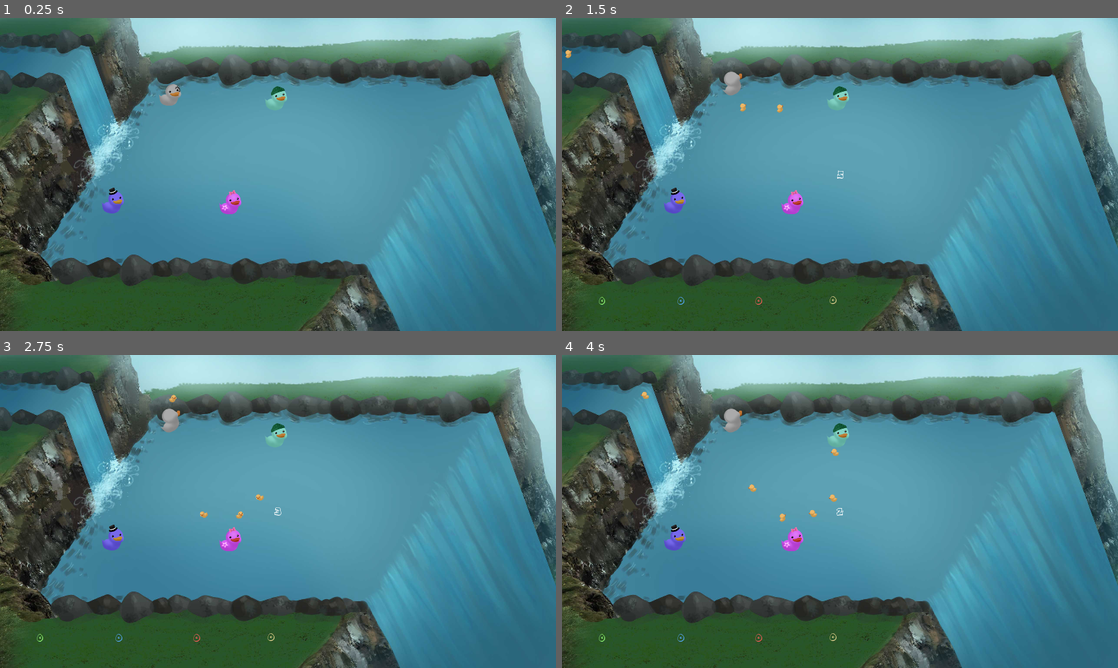
Above: before the commit, frames 1-4 (two rows, left to right).
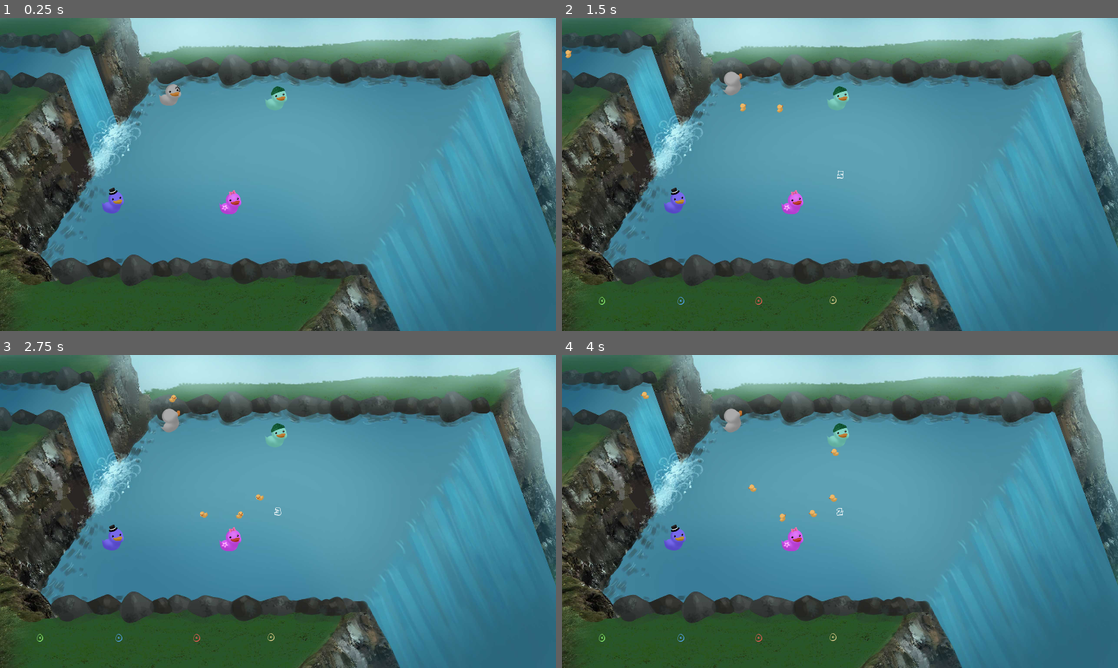
Above: after the commit, the same moments.

Repository: TeamAwesomeTOJam/ducks
Game: Godot game, scene res://Game.tscn
The game is run twice, just before and just after one commit, with the same random seed, the same clock (stepped at 60 frames per second) and the same inputs.
Inputs:
- Up to frame 1 (0.25 s): no input
- Up to frame 2 (1.5 s): tap Enter (p0duck) at 0.5, 0.6, 1.35 s; hold Up (ui_up) 0.53-1.28 s
- Up to frame 3 (2.75 s): hold Up (ui_up) from 2.03 s (still down); tap Enter (p0duck) at 2.1 s
- Up to frame 4 (4 s): tap Enter (p0duck) at 2.85, 3.6 s; release Up (ui_up) at 3.53 s

The runs differ from the first frame. In frame 1, 0.8% of the frame differs, in the area x 13-92%, y 17-83%; in frame 2, 0.8%; in frame 3, 0.8%; in frame 4, 0.8%.

Commit message:
Changed scoring angle

Diff:
--- a/Duck.gd
+++ b/Duck.gd
@@ -73,7 +73,7 @@
 func scoring(delta):
     scoring_timer -= delta
 
-    apply_impulse(Vector2(), Vector2(0.55, 1).normalized() * 5000 * delta)
+    apply_impulse(Vector2(), Vector2(0.45, 1).normalized() * 5000 * delta)
 
     if scoring_timer < 0:
         self.queue_free()
--- a/Game.tscn
+++ b/Game.tscn
@@ -47,7 +47,7 @@
 
 frames = SubResource( 1 )
 animation = "loop"
-frame = 2
+frame = 5
 playing = true
 offset = Vector2( 1280, 720 )
 _sections_unfolded = [ "Z Index" ]
--- a/Player.gd
+++ b/Player.gd
@@ -144,7 +144,7 @@
 func scoring(delta):
     scoring_timer -= delta
 
-    apply_impulse(Vector2(), Vector2(0.55, 1).normalized() * 5000 * delta)
+    apply_impulse(Vector2(), Vector2(0.45, 1).normalized() * 5000 * delta)
 
     if scoring_timer < 0:
         respawn()
